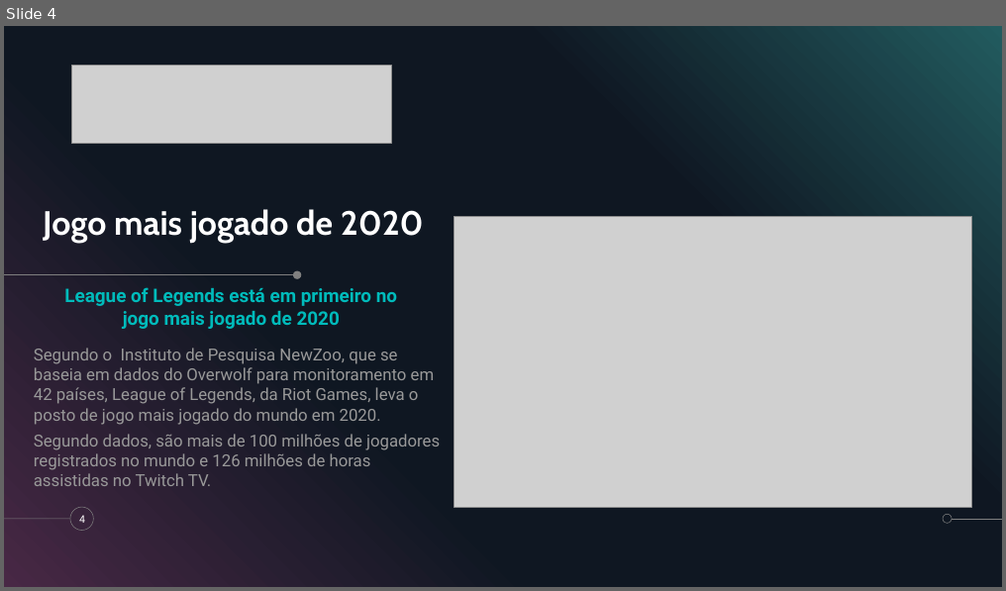
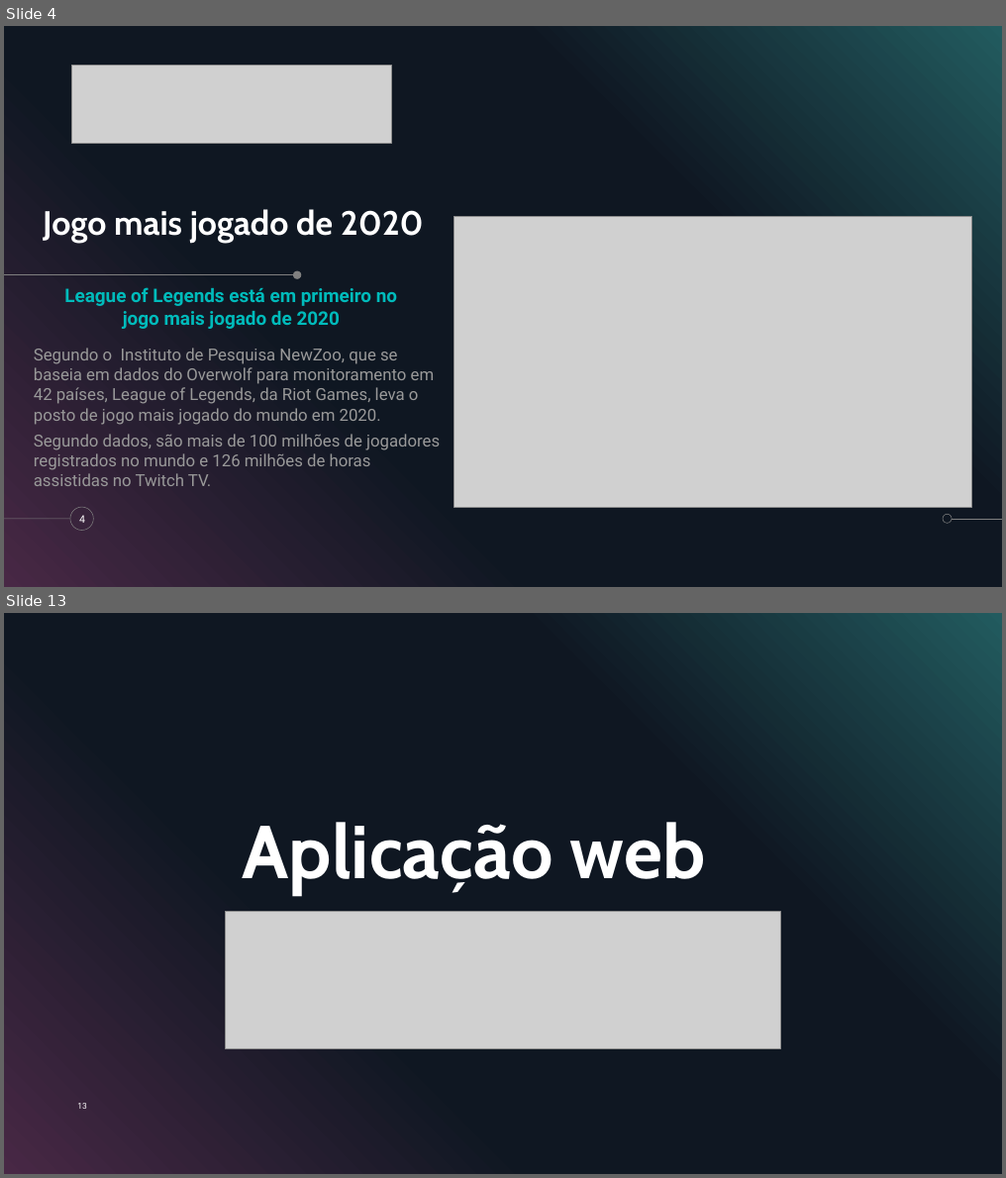
Before and after one commit to DanDan0608/Projeto-Individual, a slide deck: Apresentação-projeto-individual.pptx. Shown one above the other, each under a label of ours: slide 4 before the commit, slides 4 and 13 after it; the slides between them are not shown. The pictures are 1006x591 and 1006x1178 pixels, drawn with LibreOffice and Linux fonts; fonts in the diff are those of the drawing; grey boxes stand for pictures. Boxes give left, top, right and bottom in pixels: in the first picture for what was removed or moved away, otherwise in the second. Text is boxed around its words. In the diff, an @@ line names an element or a change of style, - is before the commit and + after.

```diff
--- a/Apresentação-projeto-individual.pptx
+++ b/Apresentação-projeto-individual.pptx
@@ slide 13 added at (4, 613, 1002, 1174), background #000000; not listed: 5 template elements that a slide beside it also shows @@
@@ title added at (243, 822, 706, 895), 72 pt, text #FFFFFF, bold @@
+Aplicação web
@@ picture added at (226, 912, 781, 1049) @@
@@ page number added at (77, 1103, 86, 1109), 8 pt, text #FFFFFF @@
+13
```
Also in this commit, not shown: 4 slides changed, 5 other slides added, 20 slides removed.
